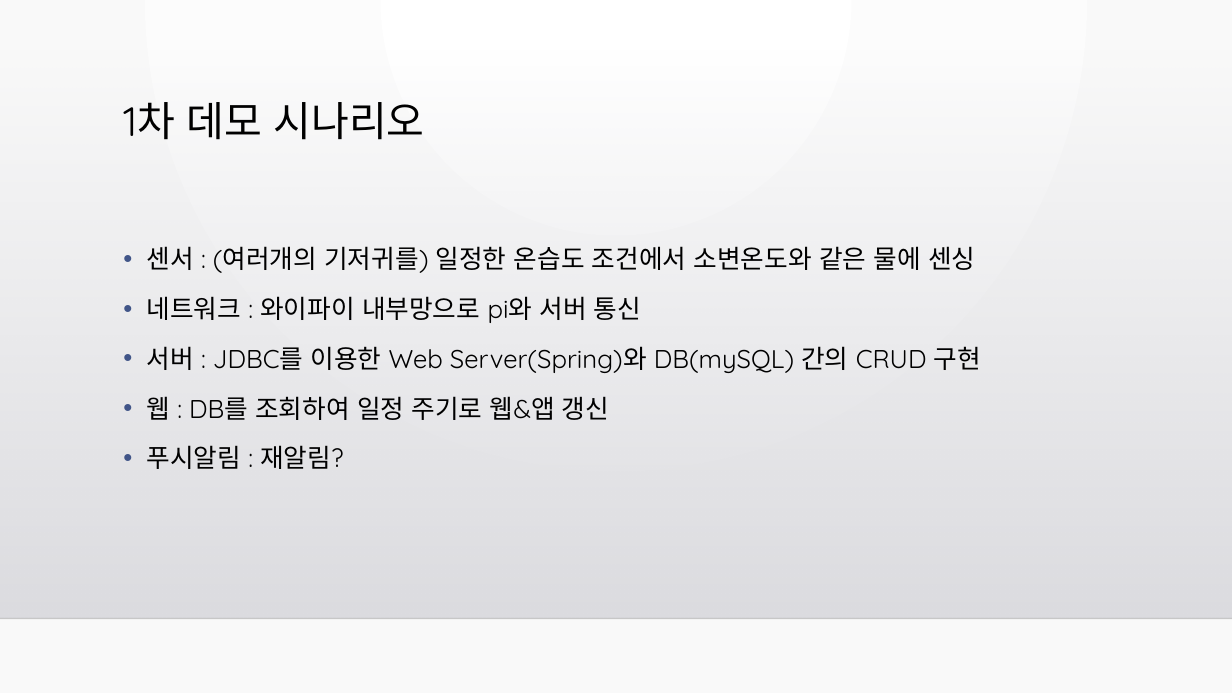
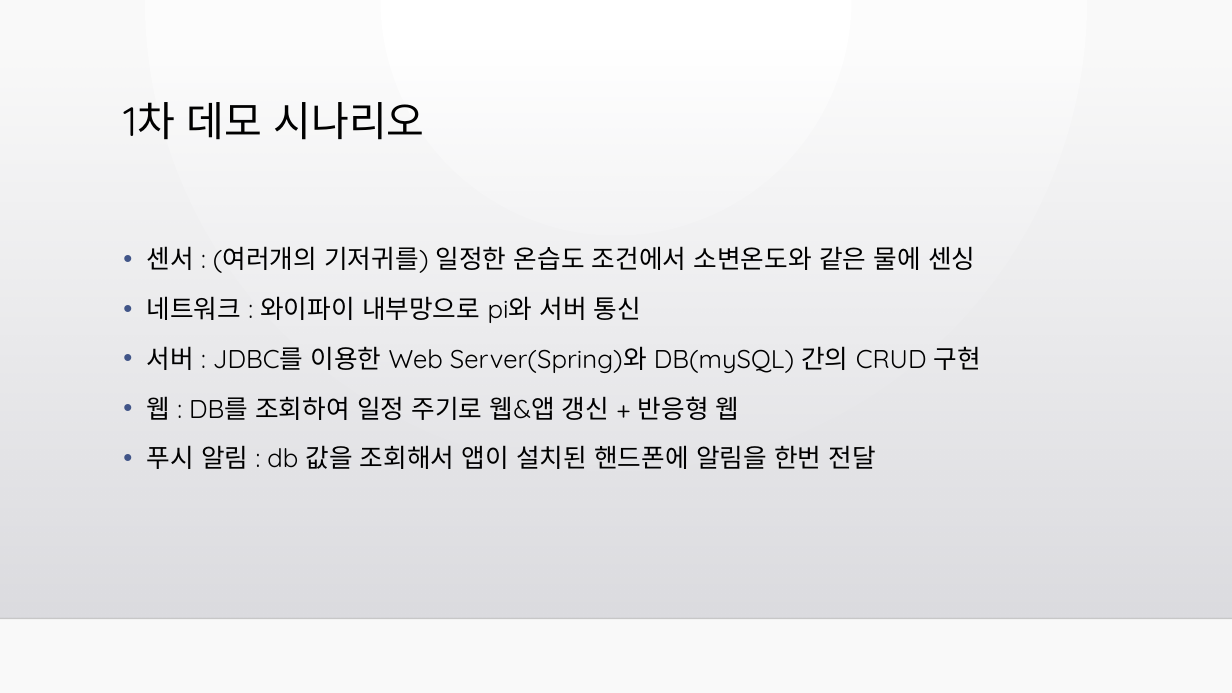
Before and after one commit to J0minsu/Hanggies, a slide deck: slide 2 of Youngchan/데모 시나리오.pptx. Drawn at 1232x693 pixels with LibreOffice and Linux fonts; fonts in the diff are those of the drawing; background and template pictures are left out. Boxes give left, top, right and bottom in pixels: in the first picture for what was removed or moved away, otherwise in the second. Text is boxed around its words. In the diff, an @@ line names an element or a change of style, - is before the commit and + after.

```diff
--- a/Youngchan/데모 시나리오.pptx
+++ b/Youngchan/데모 시나리오.pptx
@@ text at [147,396,876,469]: text changed @@
-• 웹 : DB를 조회하여 일정 주기로 웹&앱 갱신
-• 푸시알림 : 재알림?
+• 웹 : DB를 조회하여 일정 주기로 웹&앱 갱신 + 반응형 웹
+• 푸시 알림 : db 값을 조회해서 앱이 설치된 핸드폰에 알림을 한번 전달
```
Also in this commit, not shown: 2 other slides changed.
